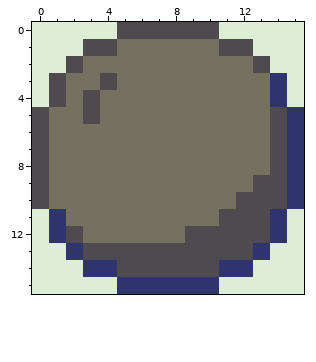
Pixel-art sprite, stored at resrc/Uranium.png. Above: the version before the commit.
The file is 32x32 pixels, drawn in blocks of 2x2; one block is one cell here.
New version:
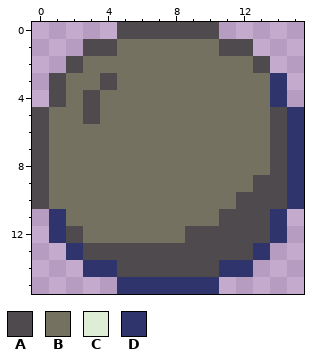
Palette (. is transparent): A #4e4a4e  B #757161  C #deeed6  D #30346d
Diff:
Colour C is removed in row 0 at x 0 to 4 and 11 to 15; in row 1 at x 0 to 2 and 13 to 15; in row 2 at x 0 to 1 and 14 to 15; in rows 3 to 4 at x 0 and 15; in rows 11 to 12 at x 0 and 15; in row 13 at x 0 to 1 and 14 to 15.
Colour C is removed in row 14 at x 0 to 2 and 13 to 15; in row 15 at x 0 to 4 and 11 to 15.
